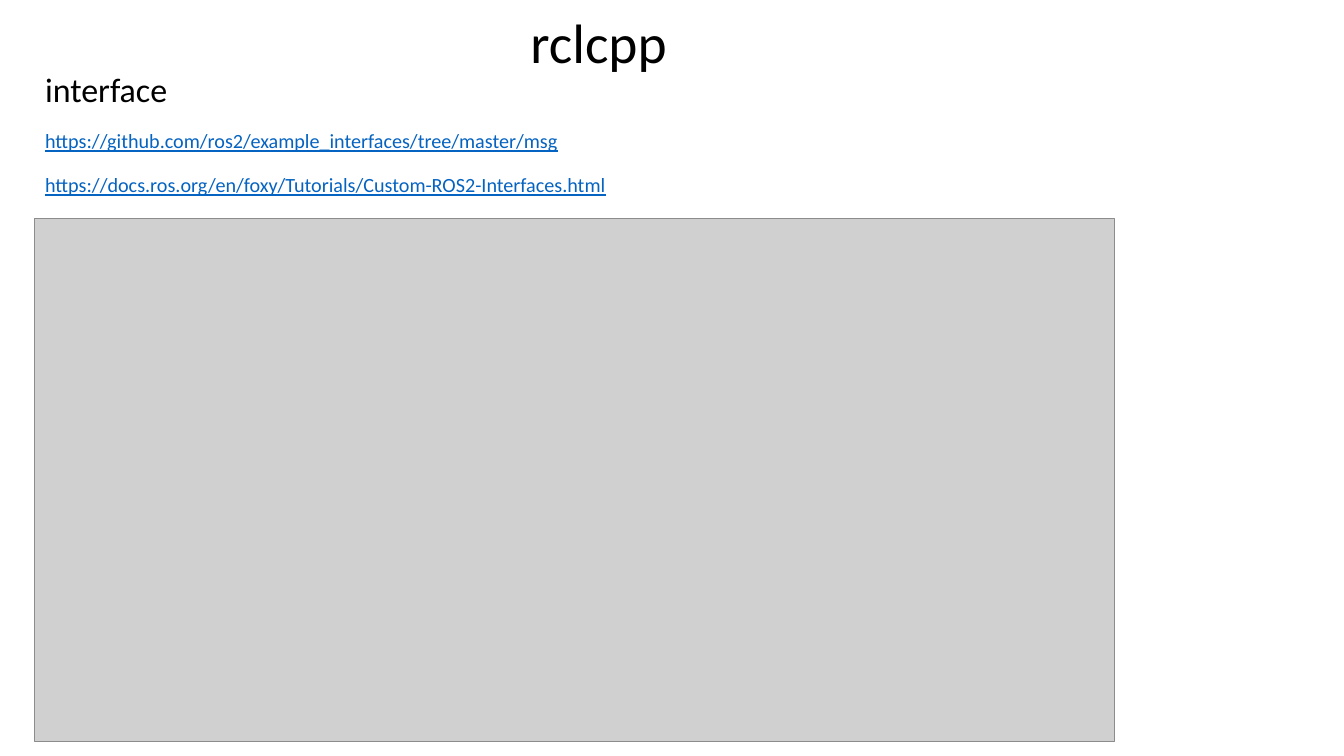
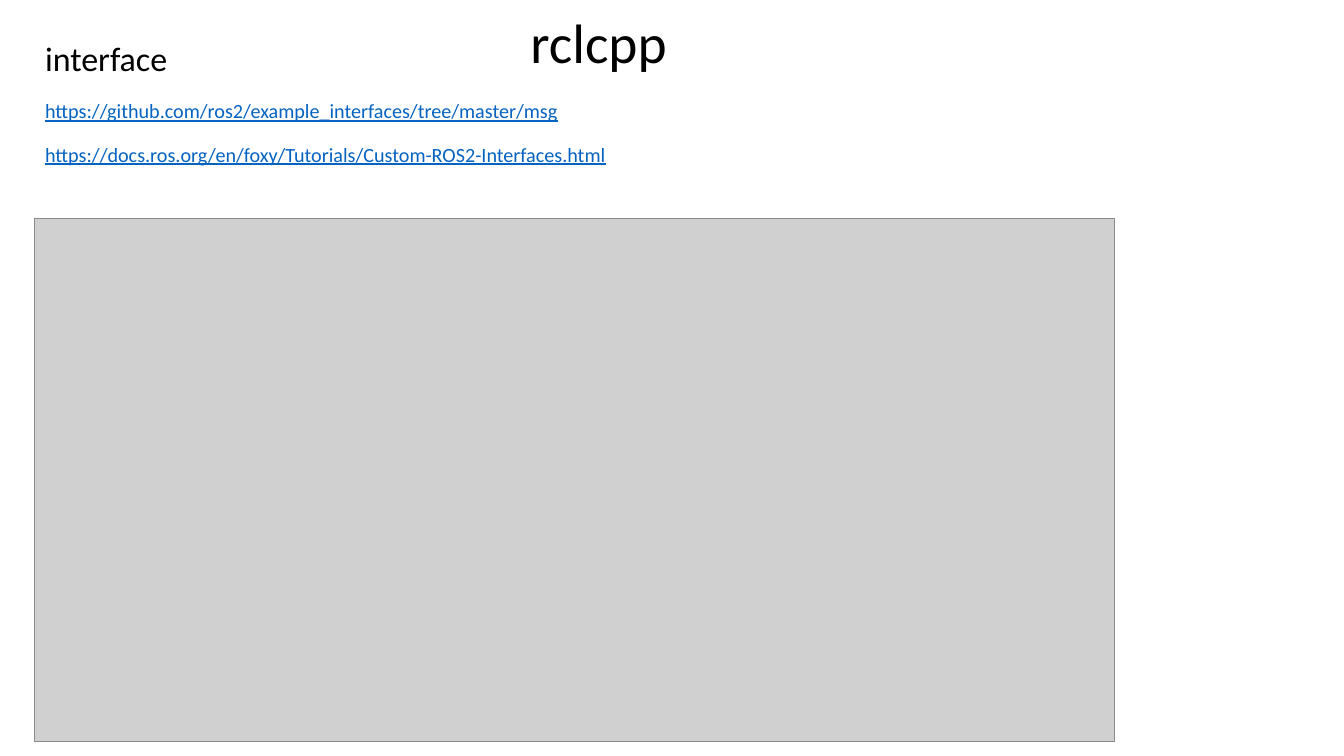
Before and after one commit to letrthong/ros2, a slide deck: slide 12 of ros2.pptx. Drawn at 1344x756 pixels with LibreOffice and Linux fonts; fonts in the diff are those of the drawing; grey boxes stand for pictures. Boxes give left, top, right and bottom in pixels: in the first picture for what was removed or moved away, otherwise in the second. Text is boxed around its words. In the diff, an @@ line names an element or a change of style, - is before the commit and + after.

Commit message:
add interface

```diff
--- a/ros2.pptx
+++ b/ros2.pptx
@@ title "interface https://github.com/ros2/example_interfaces/tree/ma ...": place and size @@
-title "interface https://github.com/ros2/example_interfaces/tree/ma ..." at <box>45,134,605,196</box>
+title "interface https://github.com/ros2/example_interfaces/tree/ma ..." at <box>45,104,605,166</box>
```
Also in this commit, not shown: 7 other files.
